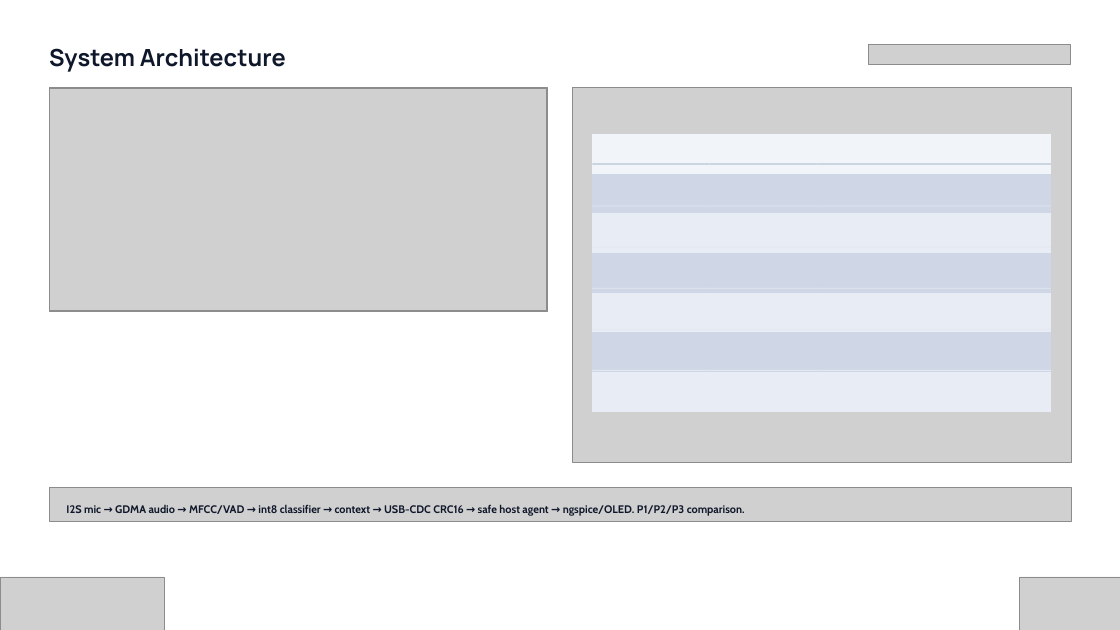
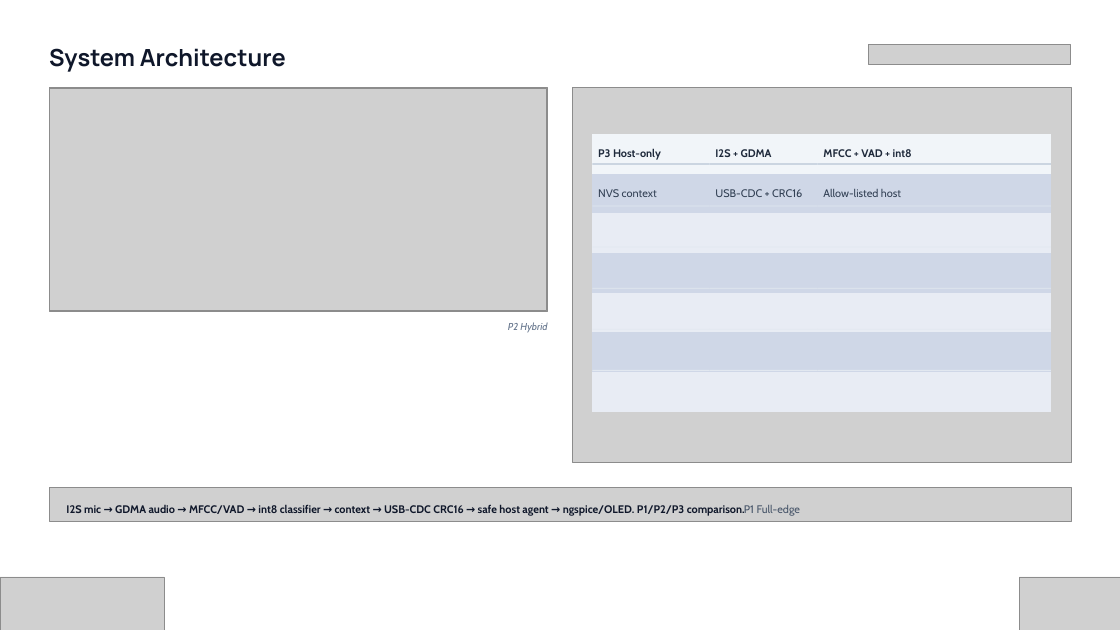
Before and after one commit to codeprabhu/VaaniCore, a slide deck: slide 6 of deck/out/Vishwakarma_Stage2_VaaniCore.pptx. Drawn at 1120x630 pixels with LibreOffice and Linux fonts; fonts in the diff are those of the drawing; grey boxes stand for pictures; background and template pictures are left out. Boxes give left, top, right and bottom in pixels: in the first picture for what was removed or moved away, otherwise in the second. Text is boxed around its words. In the diff, an @@ line names an element or a change of style, - is before the commit and + after.

```diff
--- a/deck/out/Vishwakarma_Stage2_VaaniCore.pptx
+++ b/deck/out/Vishwakarma_Stage2_VaaniCore.pptx
@@ table at <box>592,134,1052,410</box> @@
+row 1: P3 Host-only | I2S + GDMA | MFCC + VAD + int8
+row 2: NVS context | USB-CDC + CRC16 | Allow-listed host
-row 6:  |  | 
-row 7:  |  | 
@@ text added at <box>508,322,547,333</box>, 8.6 pt, text #64748B, italic @@
+P2 Hybrid
@@ text at <box>66,504,801,516</box>: text changed @@
-I2S mic → GDMA audio → MFCC/VAD → int8 classifier → context → USB-CDC CRC16 → safe host agent → ngspice/OLED. P1/P2/P3 comparison.
+I2S mic → GDMA audio → MFCC/VAD → int8 classifier → context → USB-CDC CRC16 → safe host agent → ngspice/OLED. P1/P2/P3 comparison.P1 Full-edge
```
Also in this commit, not shown: 16 other slides changed, 2 other files.
